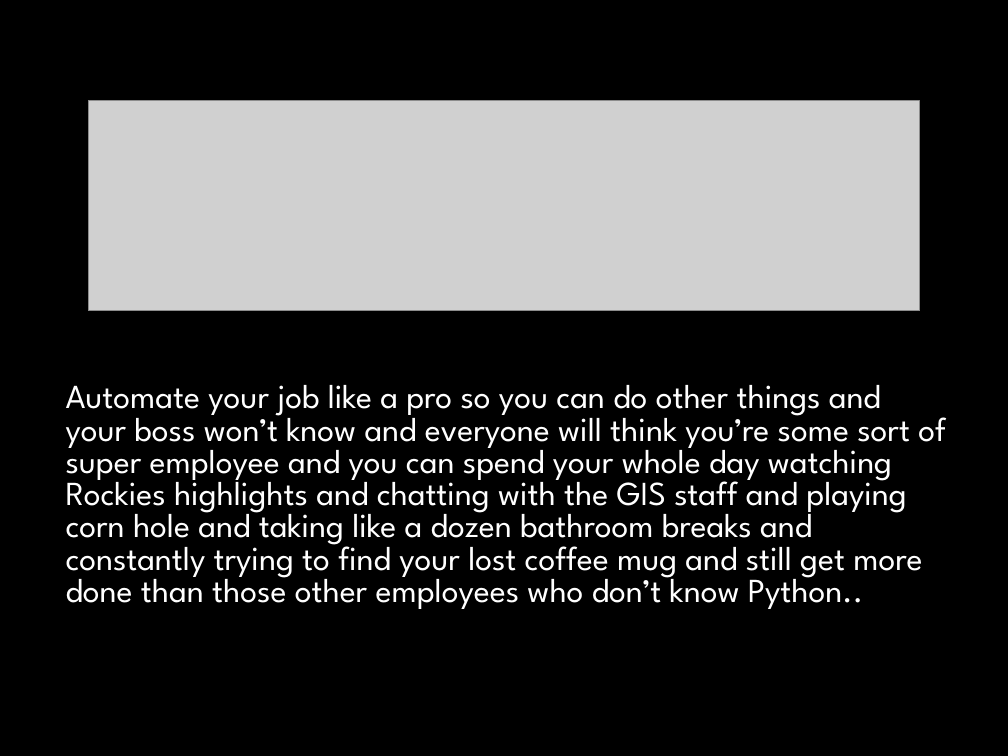
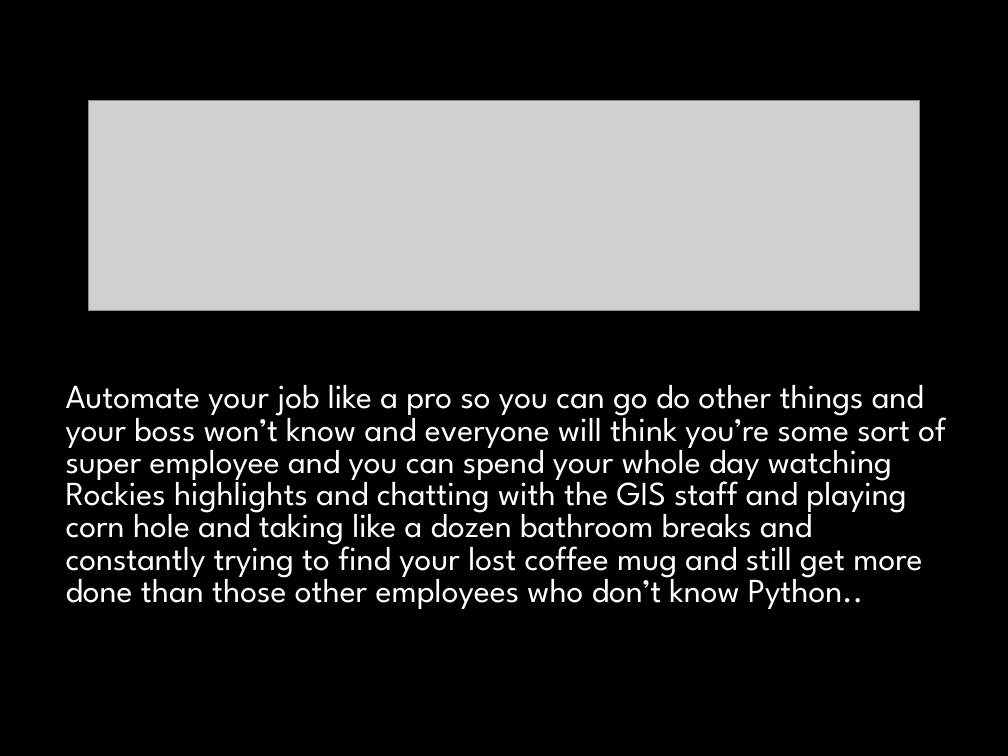
Before and after one commit to MichaelTroyer/Learning_Python_For_Fun_and_Profit, a slide deck: slide 1 of 1. Introduction/Introduction_to_Python.pptx. Drawn at 1008x756 pixels with LibreOffice and Linux fonts; fonts in the diff are those of the drawing; grey boxes stand for pictures. Boxes give left, top, right and bottom in pixels: in the first picture for what was removed or moved away, otherwise in the second. Text is boxed around its words. In the diff, an @@ line names an element or a change of style, - is before the commit and + after.

Commit message:
Updated Python Basics

```diff
--- a/1. Introduction/Introduction_to_Python.pptx
+++ b/1. Introduction/Introduction_to_Python.pptx
@@ text at bbox=[66, 385, 946, 609]: text changed @@
-Automate your job like a pro so you can do other things and your boss won’t know and everyone will think you’re some sort of super employee and you can spend your whole day watching Rockies highlights and chatting with the GIS staff and playing corn hole and taking like a dozen bathroom breaks and constantly trying to find your lost coffee mug and still get more done than those other employees who don’t know Python..
+Automate your job like a pro so you can go do other things and your boss won’t know and everyone will think you’re some sort of super employee and you can spend your whole day watching Rockies highlights and chatting with the GIS staff and playing corn hole and taking like a dozen bathroom breaks and constantly trying to find your lost coffee mug and still get more done than those other employees who don’t know Python..
```
Also in this commit, not shown: 5 other files.
